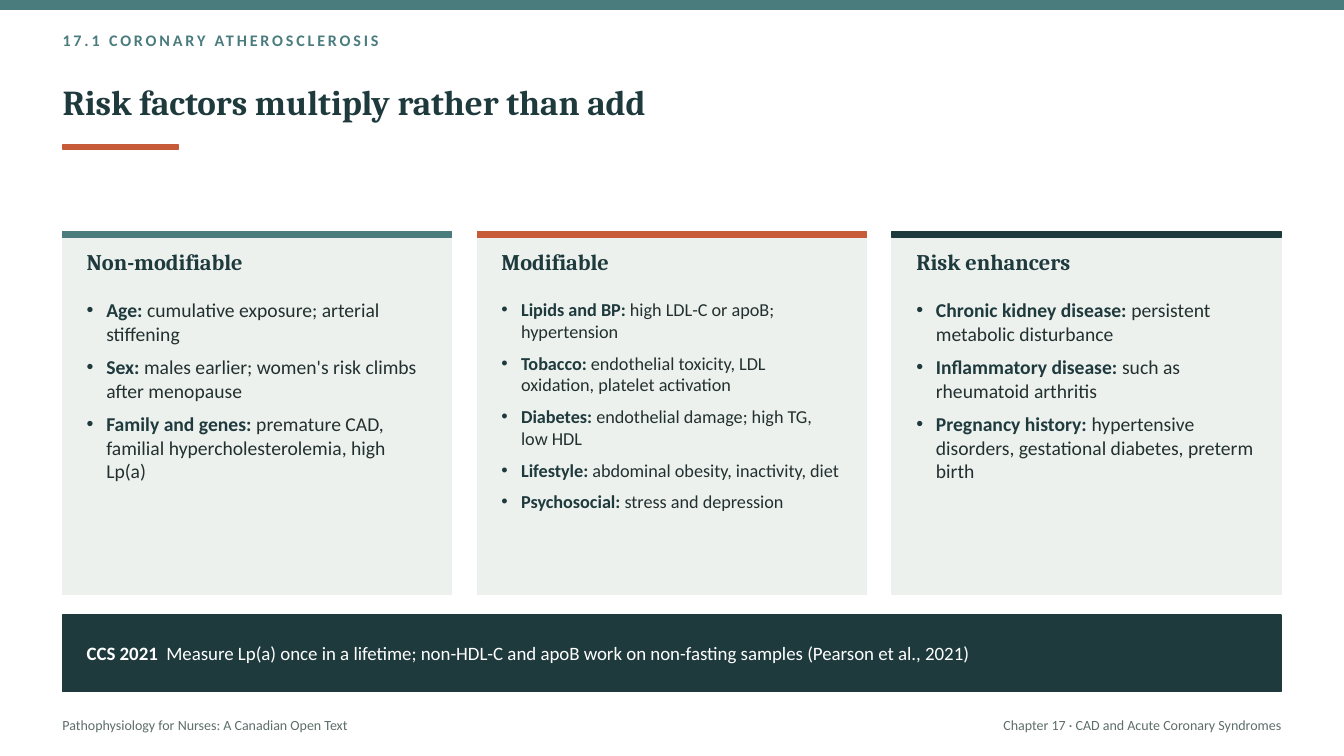
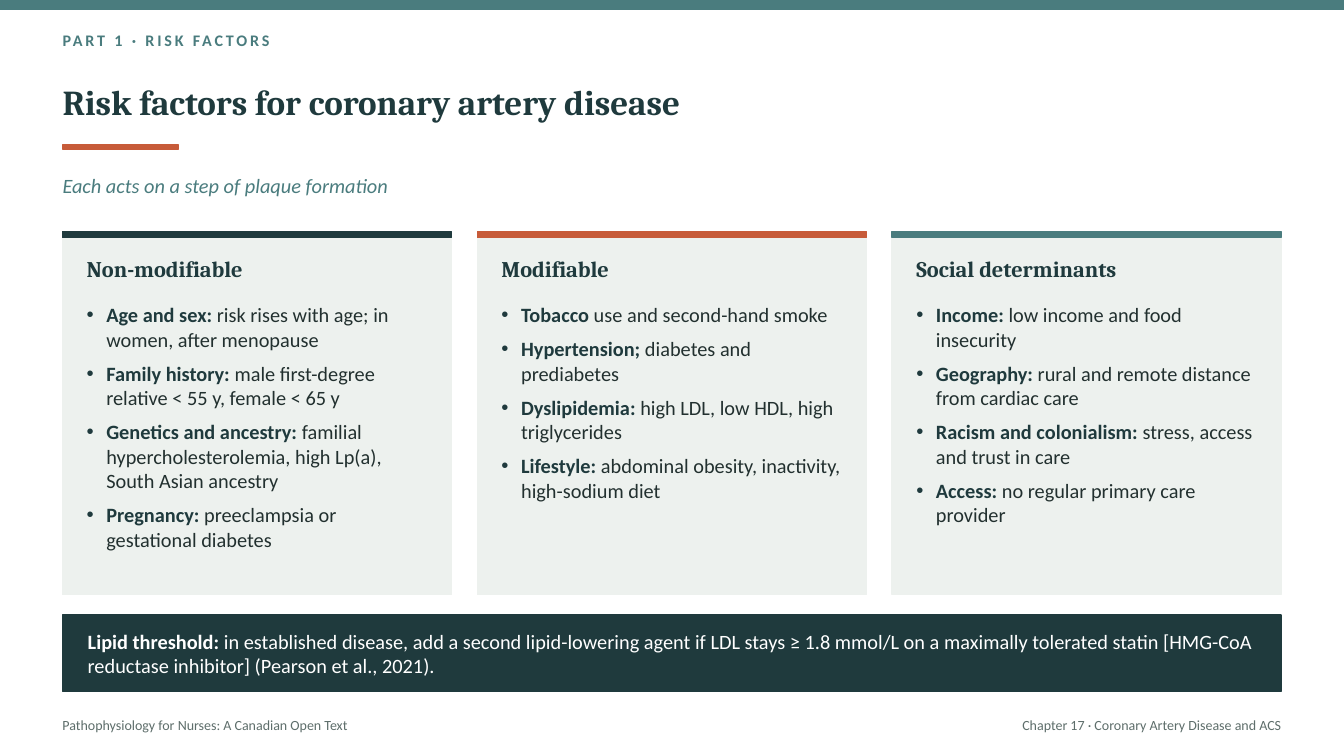
Before and after one commit to andrewleenl/opensourcenursing, a slide deck: slide 9 of Ch17_Coronary_Artery_Disease_and_Acute_Coronary_Syndromes_Lecture_Presentation.pptx (slide 10 before the commit). Drawn at 1344x756 pixels with LibreOffice and Linux fonts; fonts in the diff are those of the drawing. Boxes give left, top, right and bottom in pixels: in the first picture for what was removed or moved away, otherwise in the second. Text is boxed around its words. In the diff, an @@ line names an element or a change of style, - is before the commit and + after.

```diff
--- a/Ch17_Coronary_Artery_Disease_and_Acute_Coronary_Syndromes_Lecture_Presentation.pptx
+++ b/Ch17_Coronary_Artery_Disease_and_Acute_Coronary_Syndromes_Lecture_Presentation.pptx
@@ text at [114, 35, 122, 46]: text changed @@
-17.1 CORONARY ATHEROSCLEROSIS
+PART 1 · RISK FACTORS
@@ title at [63, 90, 680, 123]: text changed @@
-Risk factors multiply rather than add
+Risk factors for coronary artery disease
@@ text added at [63, 179, 388, 197], 14.5 pt, text #4A7C7E, italic @@
+Each acts on a step of plaque formation
@@ rectangle at [63, 232, 452, 238]: fill #4A7C7E to #1F3A3D; outline #4A7C7E 1 pt to #1F3A3D 1 pt @@
@@ rectangle at [892, 232, 1281, 238]: fill #1F3A3D to #4A7C7E; outline #1F3A3D 1 pt to #4A7C7E 1 pt @@
@@ vertical alignment top to middle in 3 elements at [87, 261, 243, 277], [501, 261, 608, 277], [916, 261, 1116, 277] @@
@@ text at [916, 261, 1116, 277]: text changed @@
-Risk enhancers
+Social determinants
@@ text at [106, 307, 388, 551]: text changed; size 14 to 14.5 pt @@
-• Age: cumulative exposure; arterial stiffening
-• Sex: males earlier; women's risk climbs after menopause
-• Family and genes: premature CAD, familial hypercholesterolemia, high Lp(a)
+• Age and sex: risk rises with age; in women, after menopause
+• Family history: male first-degree relative < 55 y, female < 65 y
+• Genetics and ancestry: familial hypercholesterolemia, high Lp(a), South Asian ancestry
+• Pregnancy: preeclampsia or gestational diabetes
@@ text at [521, 307, 840, 502]: text changed; size 13 to 14.5 pt @@
-• Lipids and BP: high LDL-C or apoB; hypertension
-• Tobacco: endothelial toxicity, LDL oxidation, platelet activation
-• Diabetes: endothelial damage; high TG, low HDL
-• Lifestyle: abdominal obesity, inactivity, diet
-• Psychosocial: stress and depression
+• Tobacco use and second-hand smoke
+• Hypertension; diabetes and prediabetes
+• Dyslipidemia: high LDL, low HDL, high triglycerides
+• Lifestyle: abdominal obesity, inactivity, high-sodium diet
@@ text at [936, 308, 1253, 526]: text changed; size 14 to 14.5 pt @@
-• Chronic kidney disease: persistent metabolic disturbance
-• Inflammatory disease: such as rheumatoid arthritis
-• Pregnancy history: hypertensive disorders, gestational diabetes, preterm birth
+• Income: low income and food insecurity
+• Geography: rural and remote distance from cardiac care
+• Racism and colonialism: stress, access and trust in care
+• Access: no regular primary care provider
@@ text at [88, 634, 1252, 676]: text changed; size 13.5 to 14.5 pt @@
-CCS 2021 Measure Lp(a) once in a lifetime; non-HDL-C and apoB work on non-fasting samples (Pearson et al., 2021)
+Lipid threshold: in established disease, add a second lipid-lowering agent if LDL stays ≥ 1.8 mmol/L on a maximally tolerated statin [HMG-CoA reductase inhibitor] (Pearson et al., 2021).
@@ text at [1022, 720, 1281, 732]: text changed @@
-Chapter 17 · CAD and Acute Coronary Syndromes
+Chapter 17 · Coronary Artery Disease and ACS
```
Also in this commit, not shown: 7 other slides changed, 47 slides added, 59 slides removed, 1 other file.
